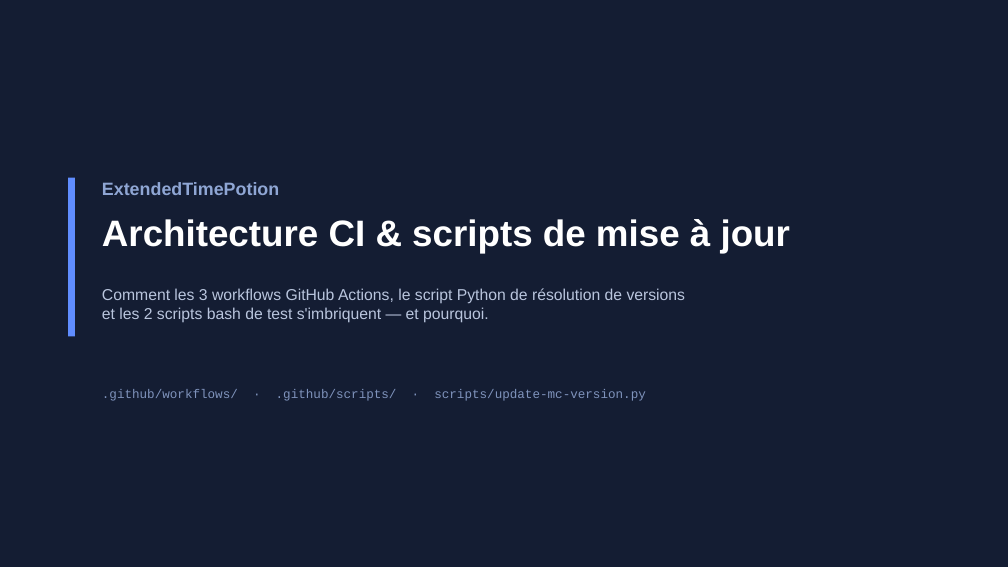
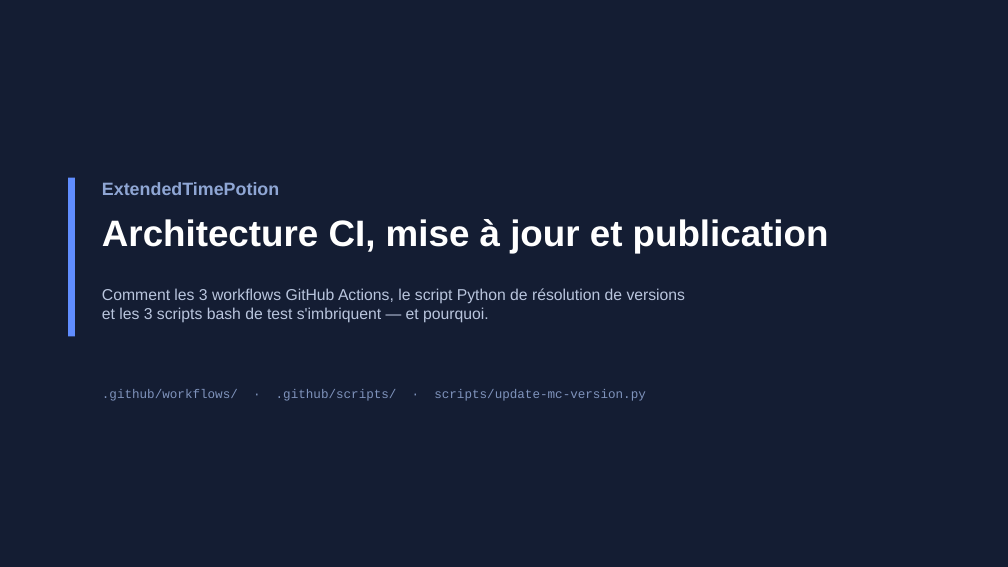
Before and after one commit to spatulox-minecraft/ExtendedTimePotion, a slide deck: slide 1 of docs/ci-architecture.pptx. Drawn at 1008x567 pixels with LibreOffice and Linux fonts; fonts in the diff are those of the drawing. Boxes give left, top, right and bottom in pixels: in the first picture for what was removed or moved away, otherwise in the second. Text is boxed around its words. In the diff, an @@ line names an element or a change of style, - is before the commit and + after.

Commit message:
update ci-archi.pptx

```diff
--- a/docs/ci-architecture.pptx
+++ b/docs/ci-architecture.pptx
@@ text at bbox=[102, 219, 829, 253]: text changed @@
-Architecture CI & scripts de mise à jour
+Architecture CI, mise à jour et publication
@@ text at bbox=[102, 307, 489, 323]: text changed @@
-et les 2 scripts bash de test s'imbriquent — et pourquoi.
+et les 3 scripts bash de test s'imbriquent — et pourquoi.
```
Also in this commit, not shown: 11 other slides changed, 2 slides added, 1 slide removed.
